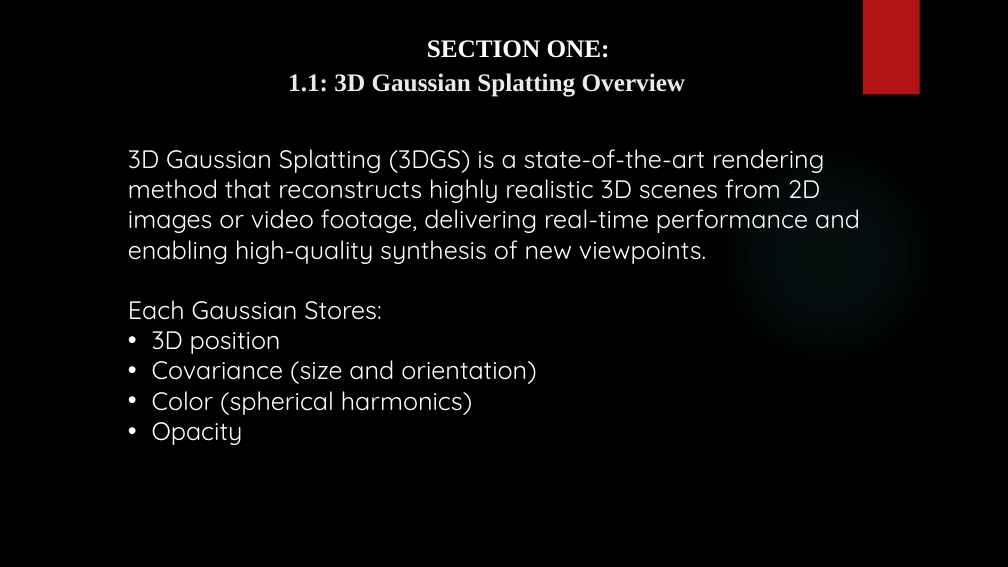
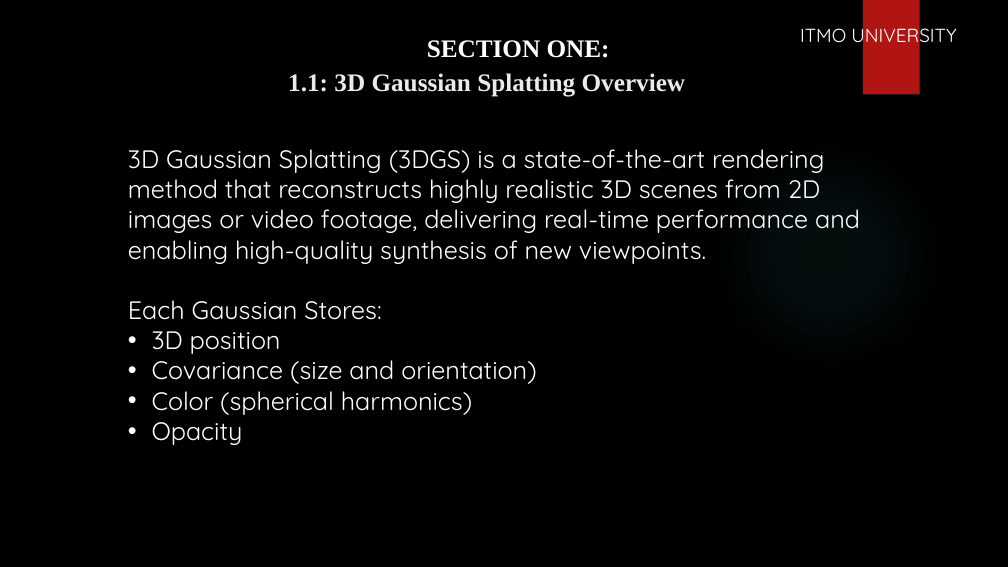
Before and after one commit to PrinssAlex/3dgs-dynamic-masking-47, a slide deck: slide 3 of 3D Gaussian_Splatting via Masking Dynamic Objects.pptx. Drawn at 1008x567 pixels with LibreOffice and Linux fonts; fonts in the diff are those of the drawing; background and template pictures are left out. Boxes give left, top, right and bottom in pixels: in the first picture for what was removed or moved away, otherwise in the second. Text is boxed around its words. In the diff, an @@ line names an element or a change of style, - is before the commit and + after.

```diff
--- a/3D Gaussian_Splatting via Masking Dynamic Objects.pptx
+++ b/3D Gaussian_Splatting via Masking Dynamic Objects.pptx
@@ text added at [800, 22, 956, 48], 18 pt, text #FFFFFF @@
+ITMO UNIVERSITY
```
Also in this commit, not shown: 3 other slides changed.
